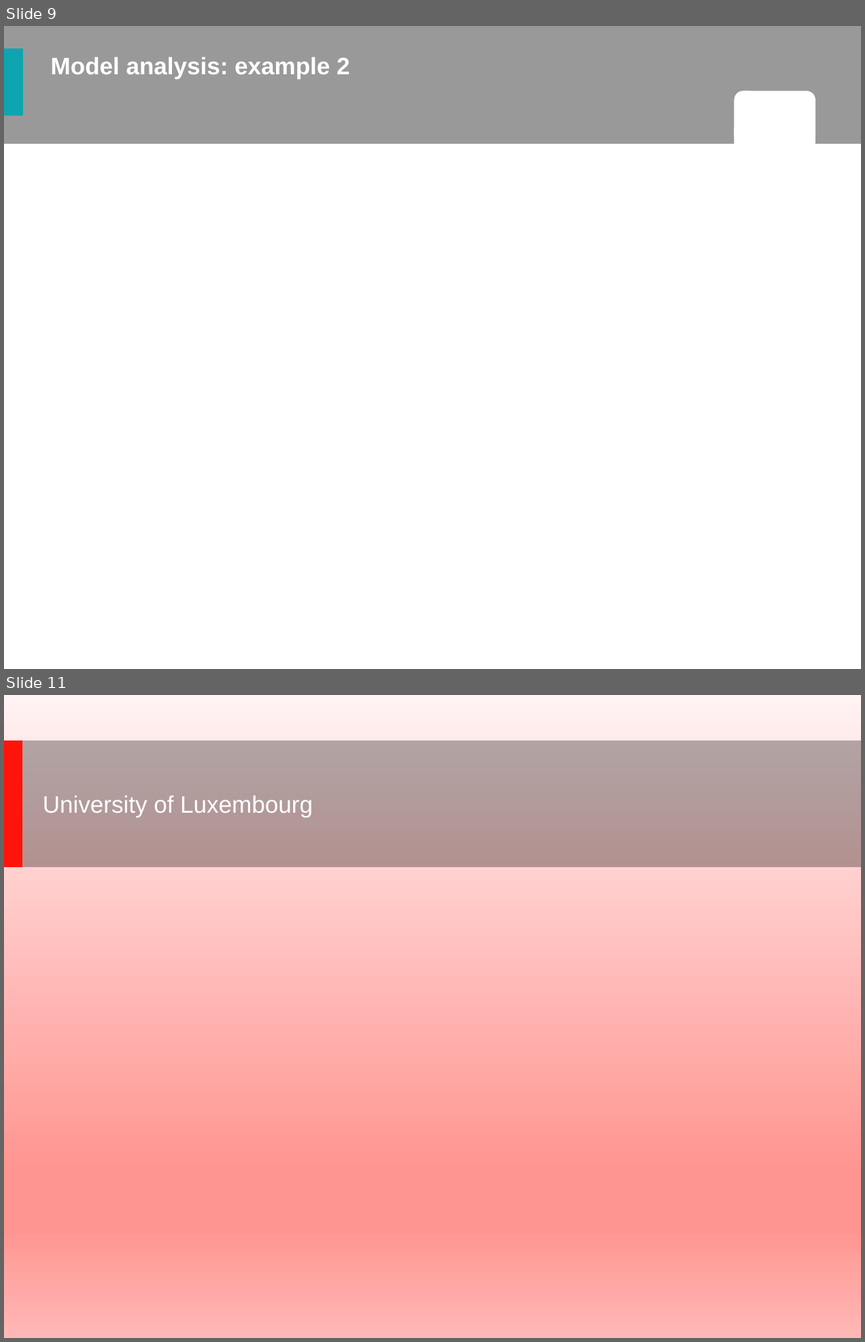
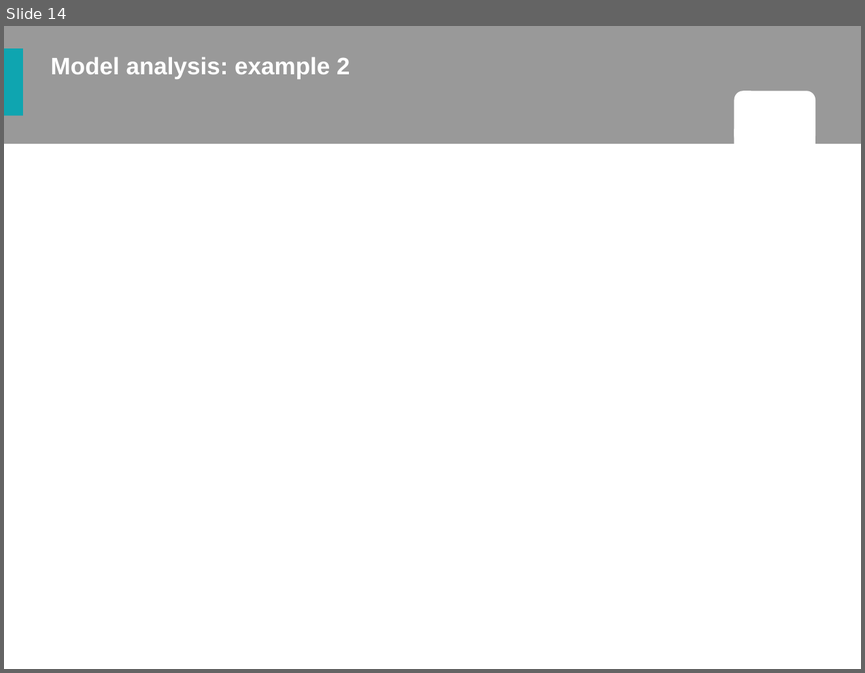
Before and after one commit to sysbiolux/DeepOncoAI, a slide deck: 20220919_10xNestedRedo/202210_Talk_ICSB_DeLandtsheer.pptx. Shown one above the other, each under a label of ours: slides 9 and 11 before the commit, slide 14 after it; the slides between them are not shown. The pictures are 865x1342 and 865x673 pixels, drawn with LibreOffice and Linux fonts; fonts in the diff are those of the drawing; background and template pictures are left out. Boxes give left, top, right and bottom in pixels: in the first picture for what was removed or moved away, otherwise in the second. Text is boxed around its words. In the diff, an @@ line names an element or a change of style, - is before the commit and + after.

```diff
--- a/20220919_10xNestedRedo/202210_Talk_ICSB_DeLandtsheer.pptx
+++ b/20220919_10xNestedRedo/202210_Talk_ICSB_DeLandtsheer.pptx
@@ slide 11 removed at [4, 695, 861, 1338], background picture (left out) @@
@@ rectangle removed at [4, 741, 861, 867] @@
@@ rectangle removed at [4, 741, 23, 867] @@
@@ text removed at [43, 796, 313, 817] @@
-University of Luxembourg
@@ what was slide 9 is now slide 14 @@
```
Also in this commit, not shown: 5 slides changed, 9 slides added, 3 other slides removed, 3 other files.
